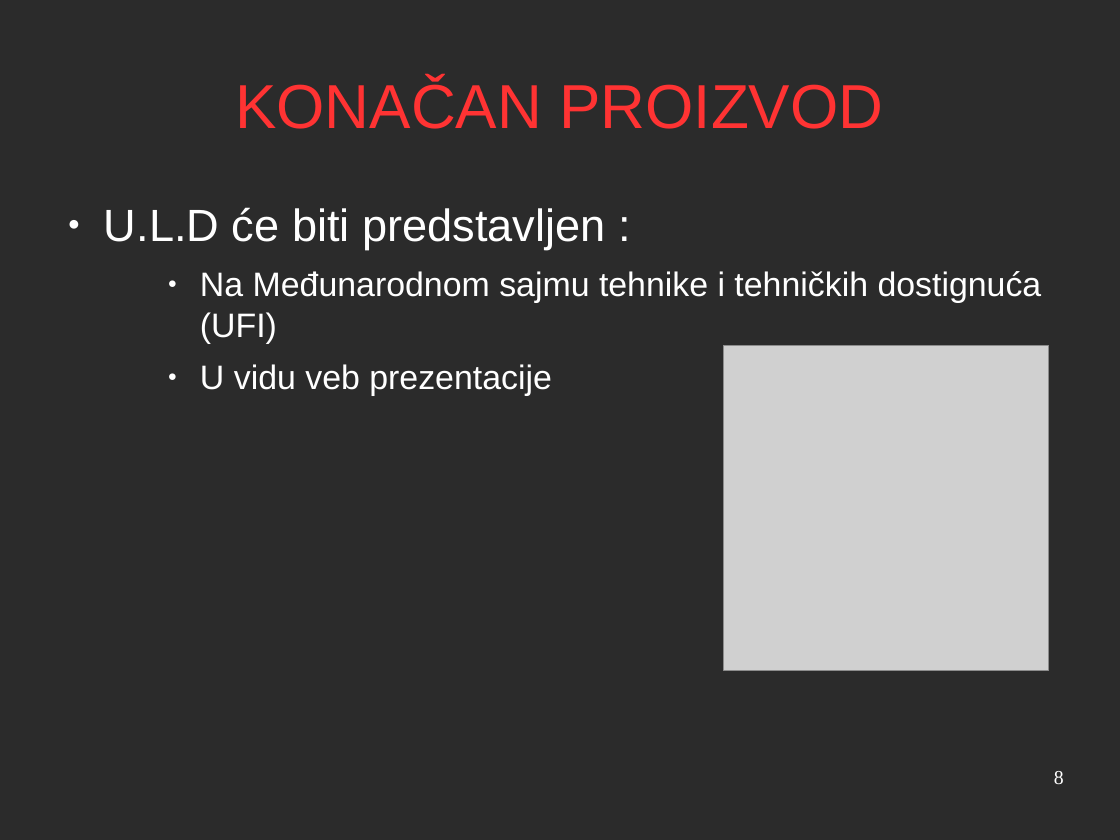
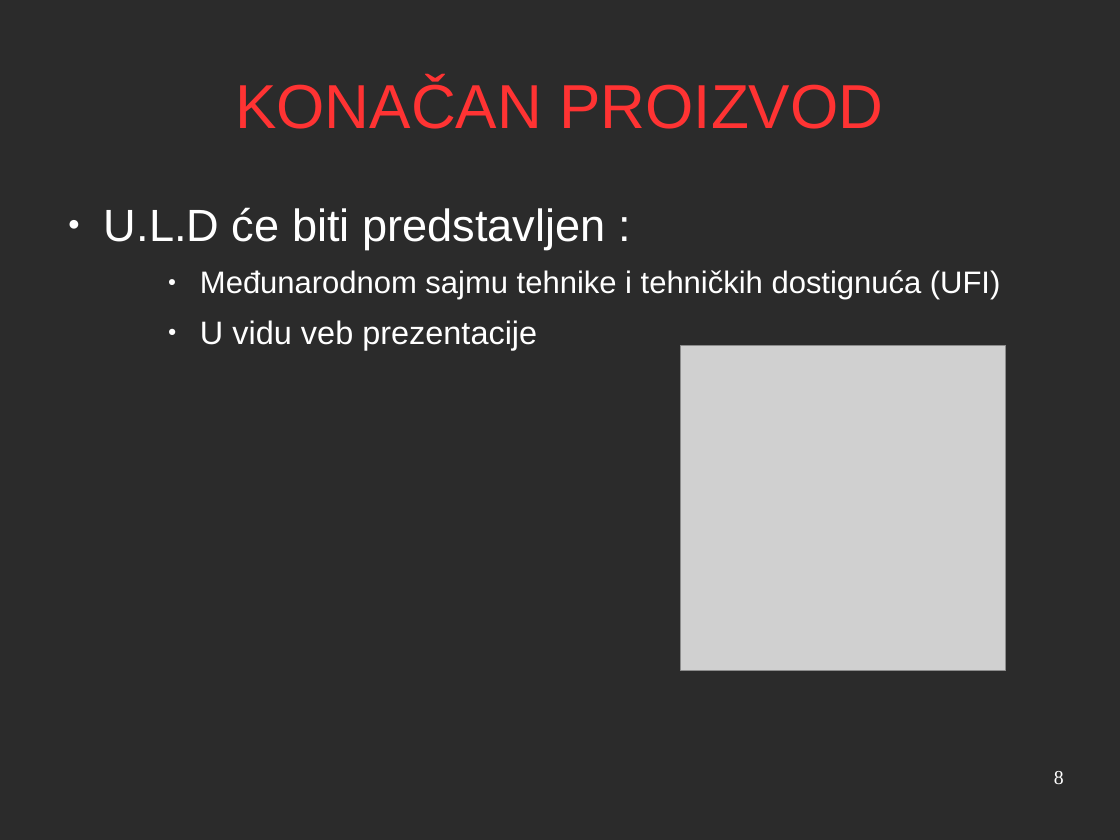
Before and after one commit to salesh/UpravljanjeProjektima, a slide deck: slide 8 of prezentacija/prezentacija.odp. Drawn at 1120x840 pixels with LibreOffice and Linux fonts; fonts in the diff are those of the drawing; grey boxes stand for pictures; background and template pictures are left out; a plain dark background stands for a picture behind light text. Boxes give left, top, right and bottom in pixels: in the first picture for what was removed or moved away, otherwise in the second. Text is boxed around its words. In the diff, an @@ line names an element or a change of style, - is before the commit and + after.

```diff
--- a/prezentacija/prezentacija.odp
+++ b/prezentacija/prezentacija.odp
@@ text at (x1=200, y1=270, x2=1000, y2=300): text changed; size 24 to 22 pt @@
-    ● Na Međunarodnom sajmu tehnike i tehničkih dostignuća (UFI)
+    ● Međunarodnom sajmu tehnike i tehničkih dostignuća (UFI)
@@ text at (x1=200, y1=320, x2=537, y2=350): size 24 to 23 pt in "U vidu veb prezentacije" @@
@@ picture moved from (x1=724, y1=346, x2=1049, y2=671) to (x1=681, y1=346, x2=1006, y2=671) @@
```
Also in this commit, not shown: 7 other slides changed, 14 other files.
